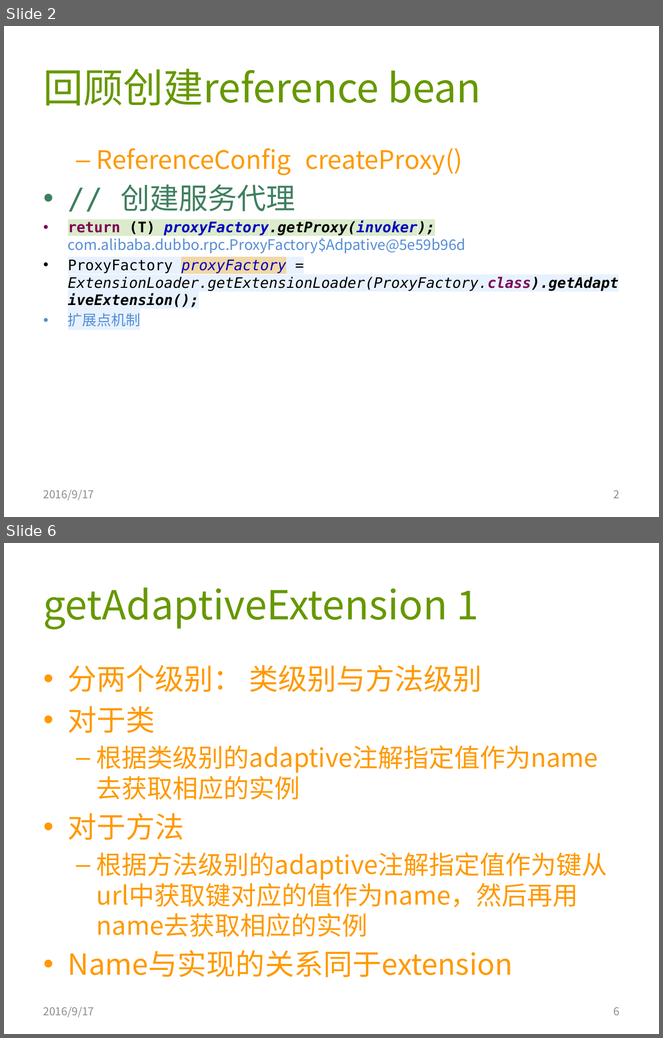
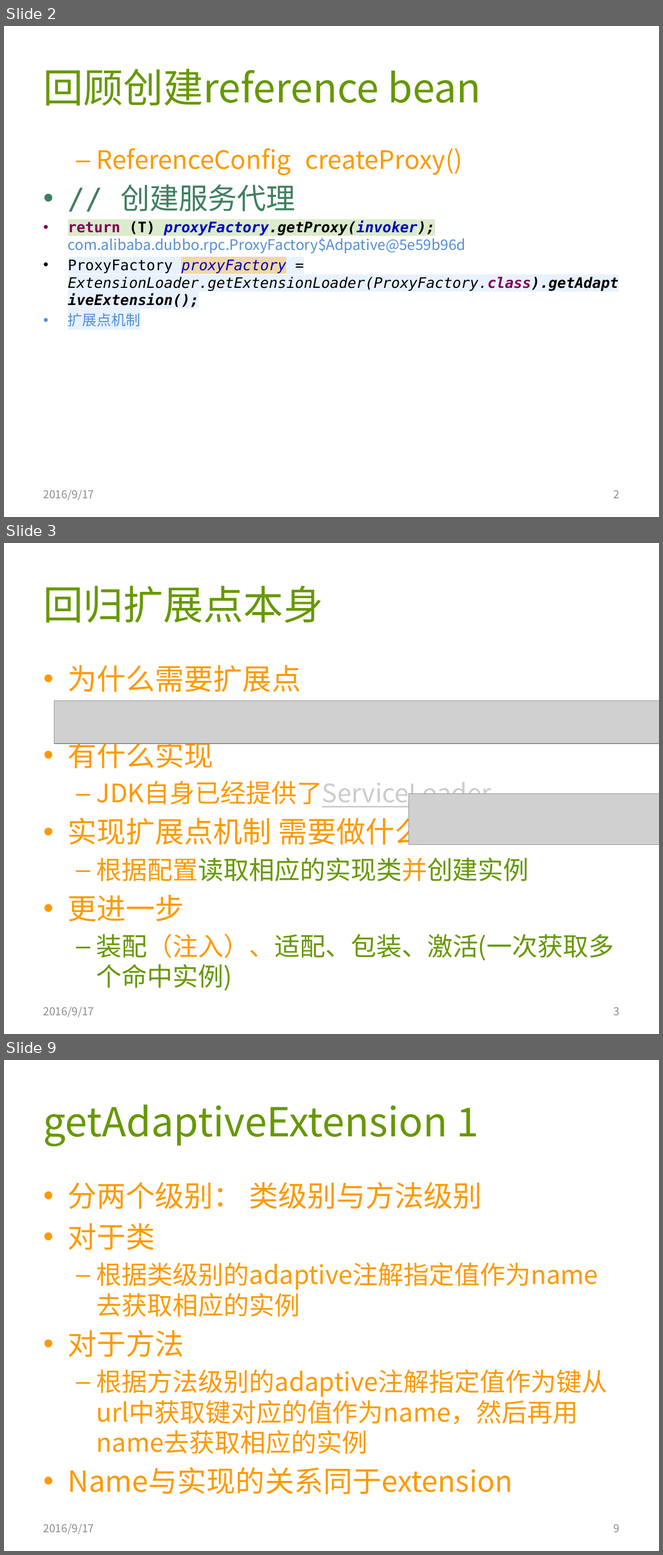
Before and after one commit to AmarRocks/demo, a slide deck: 04.dubbo_demo/document/dubbo源码分析3-扩展点.pptx. Shown one above the other, each under a label of ours: slides 2 and 6 before the commit, slides 2, 3 and 9 after it; the slides between them are not shown. The pictures are 663x1038 and 663x1555 pixels, drawn with LibreOffice and Linux fonts; fonts in the diff are those of the drawing; grey boxes stand for pictures. Boxes give left, top, right and bottom in pixels: in the first picture for what was removed or moved away, otherwise in the second. Text is boxed around its words. In the diff, an @@ line names an element or a change of style, - is before the commit and + after.

```diff
--- a/04.dubbo_demo/document/dubbo源码分析3-扩展点.pptx
+++ b/04.dubbo_demo/document/dubbo源码分析3-扩展点.pptx
@@ slide 3 added at [4, 543, 659, 1034], background #FFFFFF @@
@@ title added at [44, 586, 324, 623], 44 pt, text #669800 @@
+回归扩展点本身
@@ text added at [68, 665, 614, 991], 28 pt, text #FF9900 @@
+• 为什么需要扩展点
+  – 为了扩展 JDK
+• 有什么实现
+  – JDK自身已经提供了ServiceLoader
+• 实现扩展点机制 需要做什么
+  – 根据配置读取相应的实现类并创建实例
+• 更进一步
+  – 装配（注入）、适配、包装、激活(一次获取多个命中实例)
@@ picture added at [54, 701, 659, 744] @@
@@ picture added at [409, 794, 659, 845] @@
@@ text added at [44, 1007, 94, 1018], 12 pt, text #8C8C8C @@
+2016/9/17
@@ page number added at [614, 1007, 620, 1016], 12 pt, text #8C8C8C @@
+3
@@ what was slide 6 is now slide 9 @@
@@ page number at [614, 1524, 620, 1533]: text changed @@
-6
+9
```
Also in this commit, not shown: 3 slides changed, 3 other slides added, 3 other files.
